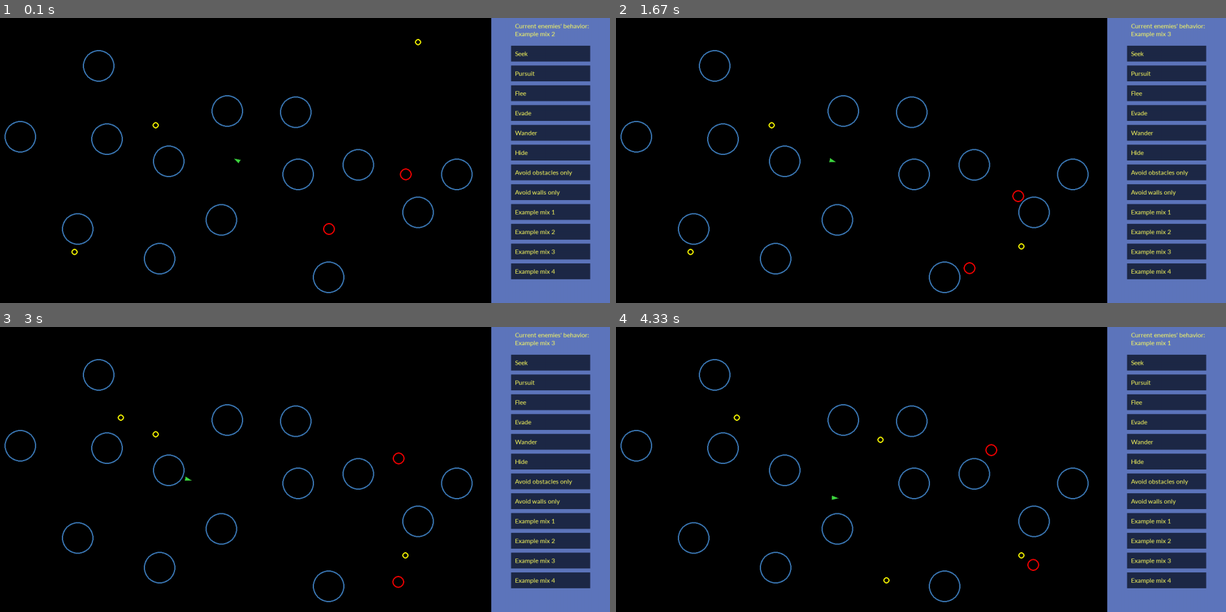
Above: before the commit, frames 1-4 (two rows, left to right).
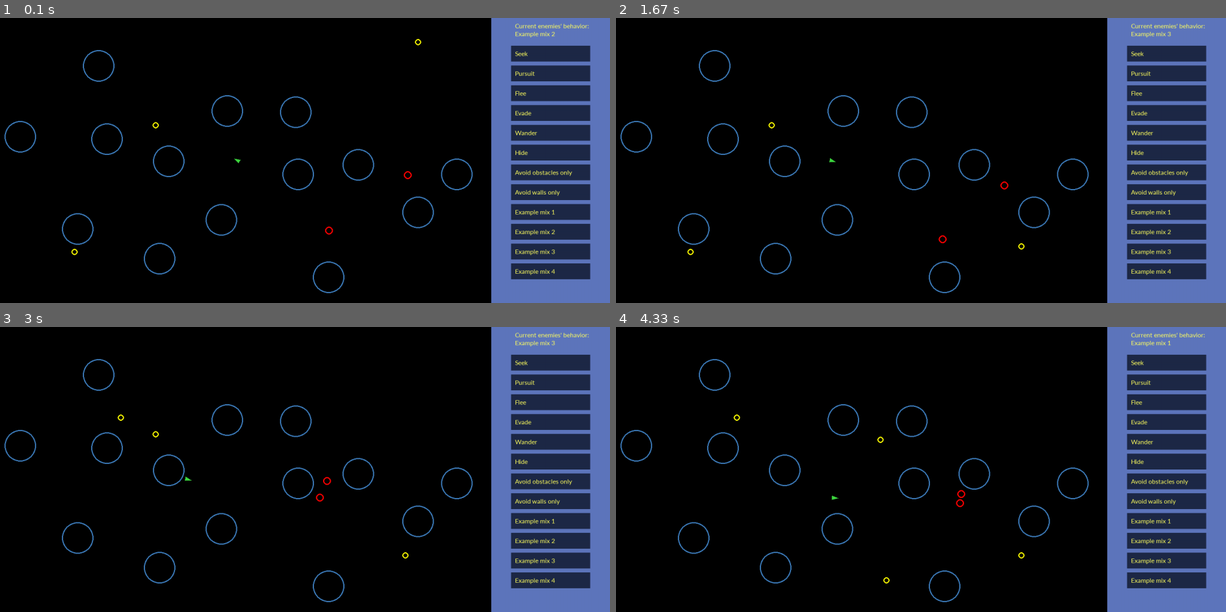
Above: after the commit, the same moments.

Repository: auneselva/pygame_shoot_out_zombies_ai
Game: pygame game, started from run.py
The game is run twice, just before and just after one commit, with the same random seed, the same clock (stepped at 60 frames per second) and the same inputs.
Inputs:
- Up to frame 1 (0.1 s): no input
- Up to frame 2 (1.67 s): click "Hide" at 0.38 s; hold A 0.67-1.2 s; click "Example mix 3" at 1.28 s; hold S from 1.57 s (still down)
- Up to frame 3 (3 s): release S at 1.87 s; hold A 1.9-2.3 s; hold W 2.33-2.7 s; hold D from 2.73 s (still down)
- Up to frame 4 (4.33 s): release D at 3.37 s; click "Example mix 1" at 3.45 s; hold S 3.73-4.1 s; hold A from 4.13 s (still down)

The runs differ from the first frame. In frame 1, less than 0.1% of the frame differs, in the area x 52-68%, y 52-77%; in frame 2, 0.1%; in frame 3, 0.1%, in the area x 51-67%, y 43-92%; in frame 4, 0.1%.

Commit message:
Behavior fixes

Diff:
--- a/enemy.py
+++ b/enemy.py
@@ -34,18 +34,22 @@
         self.released = True
         self.counter = 0
         self.behavior_counter = 0
+        self.another_counter = 0
         self.group_attack = False
         self.n_ticks = 1800
         self.new_vel = self.vel
+        self.speed = 1.3
 
     def add_force(self, force):
-        # Changing acceleration in reaction to force
         self.pos += force
 
     def tick(self):
         if self.behavior_counter > self.n_ticks:
             self.behavior_counter = 0
         self.behavior_counter += 1
+        if self.another_counter > (self.n_ticks * 5):
+            self.another_counter = 0
+        self.another_counter += 1
 
         # Position, velocity, and acceleration
         if self.vel.x > 0.01 or self.vel.y > 0.01:
@@ -69,7 +73,7 @@
                 self.collided = False
                 self.counter = 0
 
-        self.vel = self.vel.normalize()
+        self.vel = self.vel.normalize() * self.speed
 
     def change_pos(self):
         self.pos += self.vel
@@ -97,32 +101,37 @@
         elif behavior == 8:
             if self.group_attack is False:
                 if self.behavior_counter < self.n_ticks / 3:
-                    return (self.hide() + self.flee(
-                        self.game.player.pos) + 7 * self.avoid_obstacles() + 7 * self.avoid_walls()).normalize()
+                    return (self.hide() + self.flee(self.game.player.pos) + 6 * self.avoid_obstacles() + 6 * self.avoid_walls()).normalize()
                 elif self.behavior_counter < self.n_ticks * 2 / 3:
-                    return (self.flee(
-                        self.game.player.pos) + 3 * self.avoid_obstacles() + 3 * self.avoid_walls()).normalize()
+                    return (self.flee(self.game.player.pos) + 6 * self.avoid_obstacles() + 6 * self.avoid_walls()).normalize()
                 else:
-                    return (self.wander() + 3 * self.avoid_obstacles() + 3 * self.avoid_walls()).normalize()
-            else:
-                return (self.seek(self.game.player.pos + (
-                            self.game.leader.pos - self.pos)) + 3 * self.avoid_obstacles() + 3 * self.avoid_walls()).normalize()
+                    return (self.wander() + 6 * self.avoid_obstacles() + 6 * self.avoid_walls()).normalize()
+            else:
+                return (self.seek(self.game.player.pos + (self.game.leader.pos - self.pos)) + 6 * self.avoid_obstacles() + 6 * self.avoid_walls()).normalize()
         elif behavior == 9:
             if self.group_attack is False:
                 if self.behavior_counter < self.n_ticks / 3:
-                    return (self.evade(
-                        self.game.player) + 7 * self.avoid_obstacles() + 7 * self.avoid_walls()).normalize()
+                    return (self.evade(self.game.player) + 6 * self.avoid_obstacles() + 6 * self.avoid_walls()).normalize()
                 elif self.behavior_counter < self.n_ticks * 2 / 3:
-                    return (self.wander() + 3 * self.avoid_obstacles() + 3 * self.avoid_walls()).normalize()
+                    return (self.wander() + 6 * self.avoid_obstacles() + 6 * self.avoid_walls()).normalize()
                 else:
-                    return (self.pursuit(self.game.player) + 3 * self.avoid_obstacles() + 3 * self.avoid_walls()).normalize()
-            else:
-                return (self.seek(self.game.player.pos + (
-                            self.game.leader.pos - self.pos)) + 3 * self.avoid_obstacles() + 3 * self.avoid_walls()).normalize()
+                    return (self.pursuit(self.game.player) + 6 * self.avoid_obstacles() + 6 * self.avoid_walls()).normalize()
+            else:
+                return (self.seek(self.game.player.pos + (self.game.leader.pos - self.pos)) + 6 * self.avoid_obstacles() + 6 * self.avoid_walls()).normalize()
         elif behavior == 10:
-            return self.wander()
+            if self.another_counter < (self.n_ticks * 2):
+                return (self.evade(self.game.player) + 7 * self.avoid_obstacles() + 7 * self.avoid_walls()).normalize()
+            elif self.another_counter < (self.n_ticks * 4):
+                return (self.wander() + 6 * self.avoid_obstacles() + 6 * self.avoid_walls()).normalize()
+            else:
+                return (self.pursuit(self.game.player) + 6 * self.avoid_obstacles() + 6 * self.avoid_walls()).normalize()
         elif behavior == 11:
-            return self.hide()
+            if self.another_counter < (self.n_ticks * 2):
+                return (self.evade(self.game.player) + 6 * self.avoid_obstacles() + 6 * self.avoid_walls()).normalize()
+            elif self.another_counter < (self.n_ticks * 4):
+                return (self.hide() + 3 * self.avoid_obstacles() + 6 * self.avoid_walls()).normalize()
+            else:
+                return (self.flee(self.game.player) + 6 * self.avoid_obstacles() + 6 * self.avoid_walls()).normalize()
         else:
             return self.vel
 
@@ -275,44 +284,53 @@
         return (lateral_force + self.vel.rotate(angle)).normalize().rotate(-angle)
 
     def avoid_walls(self):
-        dist = self.r + 100
+        dist = self.r + 40
         space = self.r + 10
         x_predict = self.vel.x * dist
         y_predict = self.vel.y * dist
         net_force = Vector2(0.0, 0.0)
         angle = 30
+        walls = 0
         # left wall
         if self.pos.x + x_predict < space:
+            walls += 1
             # going down
             if self.vel.y > 0:
-                net_force = (self.vel + self.vel.rotate(-angle)).normalize()
+                net_force += (self.vel + self.vel.rotate(-angle))
             # going up
             else:
-                net_force = (self.vel + self.vel.rotate(angle)).normalize()
+                net_force += (self.vel + self.vel.rotate(angle))
         # right wall
         elif self.pos.x + x_predict > self.game.res[0] - space:
+            walls += 1
             # going down
             if self.vel.y > 0:
-                net_force = (self.vel + self.vel.rotate(angle)).normalize()
+                net_force += (self.vel + self.vel.rotate(angle))
             # going up
             else:
-                net_force = (self.vel + self.vel.rotate(-angle)).normalize()
+                net_force += (self.vel + self.vel.rotate(-angle))
         # upper wall
         if self.pos.y + y_predict < space:
+            walls += 1
             # going right
             if self.vel.x > 0:
-                net_force = (self.vel + self.vel.rotate(angle)).normalize()
+                net_force += (self.vel + self.vel.rotate(angle))
             # going left
             else:
-                net_force = (self.vel + self.vel.rotate(-angle)).normalize()
+                net_force += (self.vel + self.vel.rotate(-angle))
         # bottom wall
-        if self.pos.y + y_predict > self.game.res[1] - space:
+        elif self.pos.y + y_predict > self.game.res[1] - space:
+            walls += 1
             # going right
             if self.vel.x > 0:
-                net_force = (self.vel + self.vel.rotate(-angle)).normalize()
+                net_force += (self.vel + self.vel.rotate(-angle))
             # going left
             else:
-                net_force = (self.vel + self.vel.rotate(angle)).normalize()
+                net_force += (self.vel + self.vel.rotate(angle))
+        if walls > 1:
+            net_force = -net_force
+        if net_force.length() > 0.001:
+            net_force.normalize()
         return net_force
 
     def hide(self):
--- a/run.py
+++ b/run.py
@@ -32,9 +32,11 @@
         self.yellow = (255, 255, 0)
         self.obstacles = self.create_objects(Circle, self.n_obstacles, 40, self.blue, [], 50)
         self.enemies = []
-        self.enemies = self.create_objects(Enemy, self.n_enemies, 15, self.red, self.obstacles, 5)
+        self.r_enemy = 10
+        self.enemies = self.create_objects(Enemy, self.n_enemies, self.r_enemy, self.red, self.obstacles, 5)
         self.spawns = []
-        self.spawns = self.create_objects(Circle, self.n_spawns, 8, self.yellow, self.obstacles + self.enemies, 5)
+        self.r_spawn = 8
+        self.spawns = self.create_objects(Circle, self.n_spawns, self.r_spawn, self.yellow, self.obstacles + self.enemies, 5)
 
         self.player = Player(self)
         self.leader = self.enemies[0]
@@ -98,14 +100,14 @@
         if self.time_counter == self.counter_reset:
             self.time_counter = 0
         if self.time_counter % 100 == 0:
-            new_sp = self.create_objects(Circle, 1, 8, self.yellow, self.obstacles + self.enemies, 5).pop(0)
+            new_sp = self.create_objects(Circle, 1, self.r_spawn, self.yellow, self.obstacles + self.enemies, 5).pop(0)
             self.spawns.append(new_sp)
         if self.time_counter % 150 == 50:
             self.spawns.pop(0)
 
         if not self.enemies and self.player.kills < 120:
             self.n_enemies *= 2
-            self.enemies = self.create_objects(Enemy, self.n_enemies, 15, self.red, self.obstacles, 5)
+            self.enemies = self.create_objects(Enemy, self.n_enemies, self.r_enemy, self.red, self.obstacles, 5)
         if not self.enemies and self.player.kills >= 120:
             self.run = False
         # tag those who are close enough to each other to perform a group attack
@@ -115,8 +117,7 @@
         global text_time, text_coins, text_enemies
         font = pygame.font.SysFont('Gill Sans', 18)
         yellow_text = (255, 255, 94)
-        pygame.draw.rect(self.screen, (94, 118, 189),
-                         (int(self.res[0]), 0, self.panel_width, self.res[1]))
+        pygame.draw.rect(self.screen, (94, 118, 189), (int(self.res[0]), 0, self.panel_width, self.res[1]))
         for i in range(12):
             pygame.draw.rect(self.screen, (30, 41, 71), self.buttons[i])
             self.screen.blit(font.render(self.beh_texts[i], True, yellow_text), (int(self.res[0]) + 60, 80 + 50 * i))
